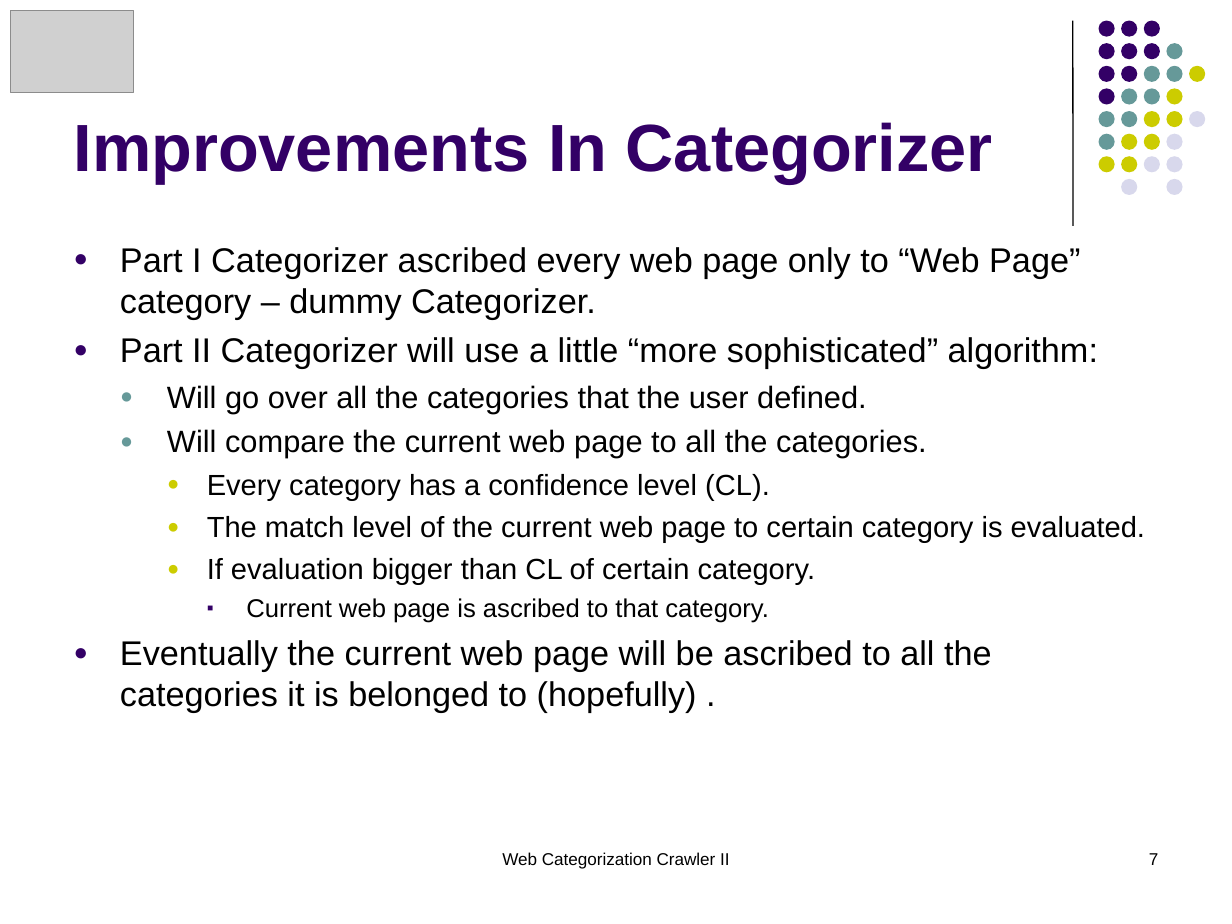
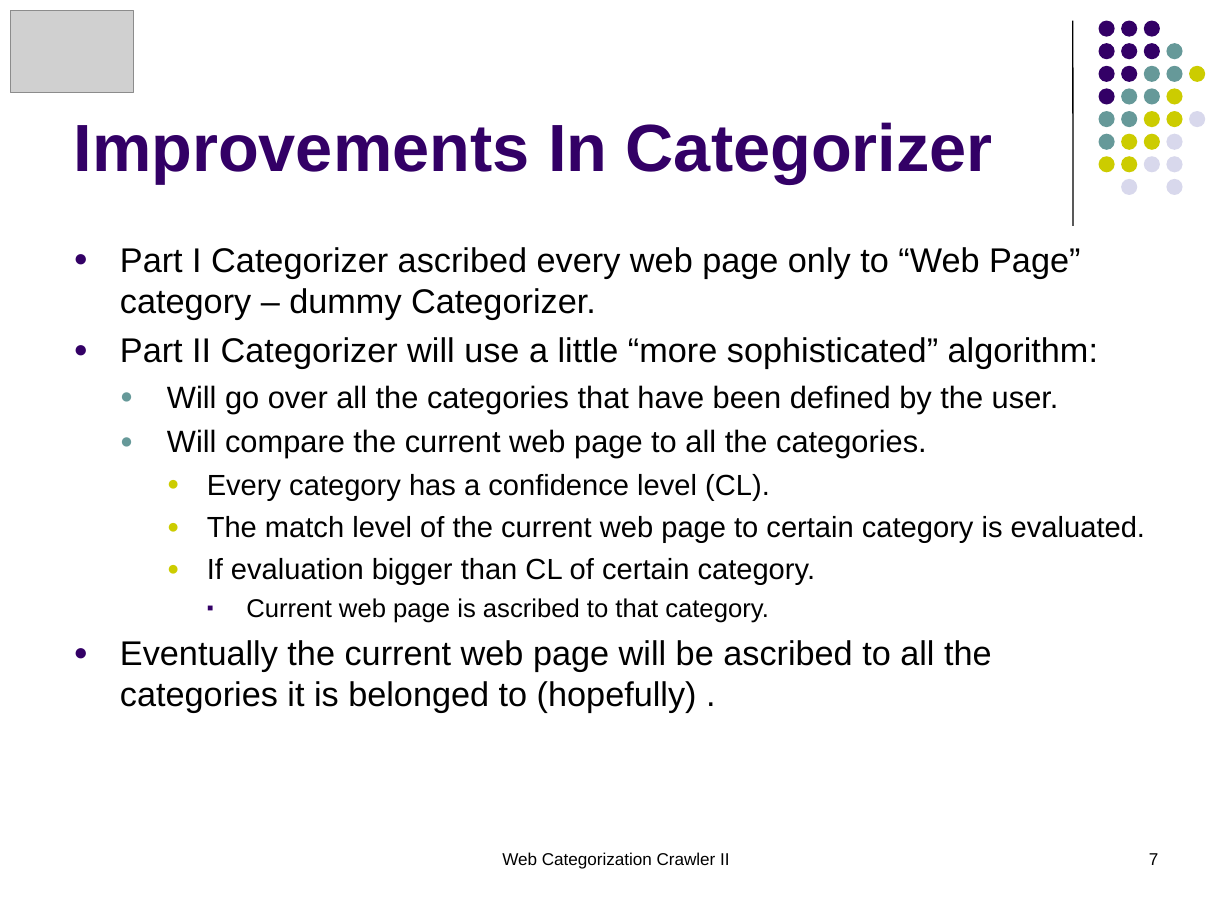
Before and after one commit to tru3d3v/iwebcrawler, a slide deck: slide 7 of Docs/Documentation/Presentations/Crawler.Design.Mid.II.ppt. Drawn at 1232x924 pixels with LibreOffice and Linux fonts; fonts in the diff are those of the drawing; grey boxes stand for pictures. Boxes give left, top, right and bottom in pixels: in the first picture for what was removed or moved away, otherwise in the second. Text is boxed around its words. In the diff, an @@ line names an element or a change of style, - is before the commit and + after.

```diff
--- a/Docs/Documentation/Presentations/Crawler.Design.Mid.II.ppt
+++ b/Docs/Documentation/Presentations/Crawler.Design.Mid.II.ppt
@@ text at (x1=167, y1=385, x2=1059, y2=413): text changed @@
-  ● Will go over all the categories that the user defined.
+  ● Will go over all the categories that have been defined by the user.
```
Also in this commit, not shown: 5 other slides changed.
